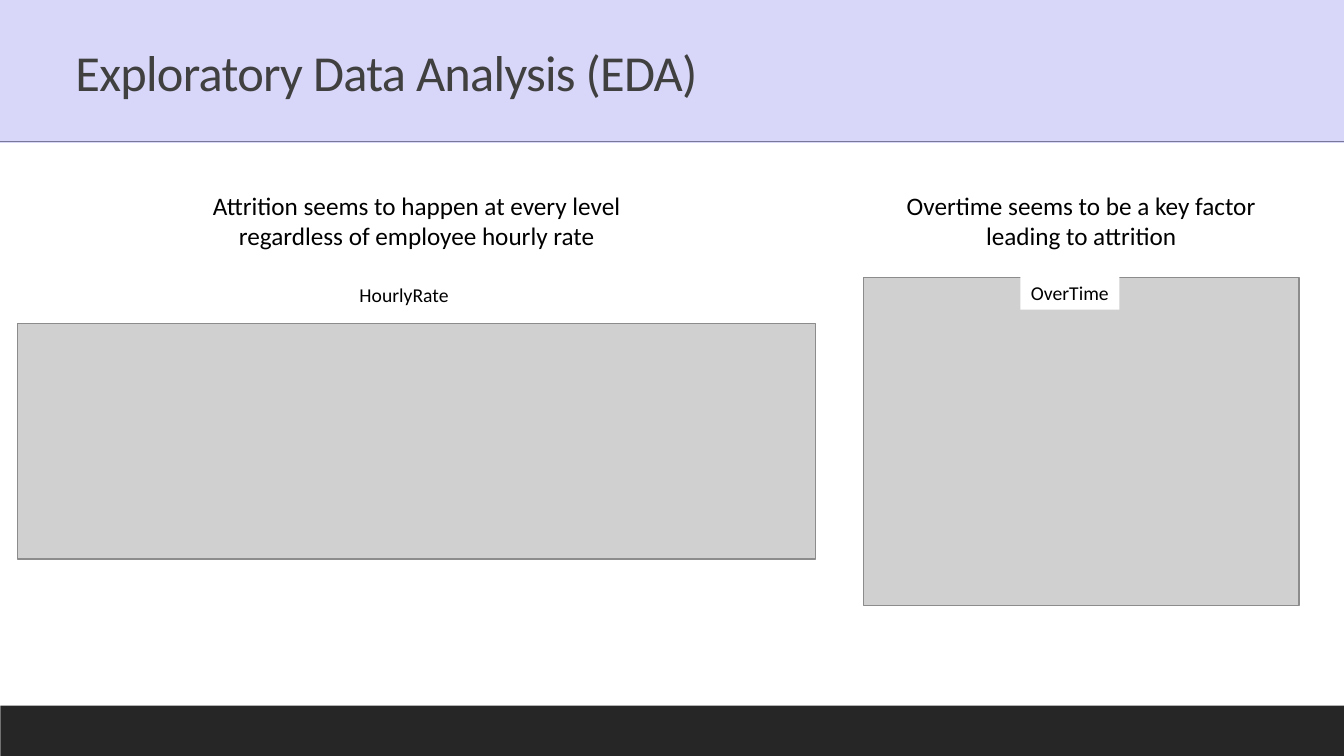
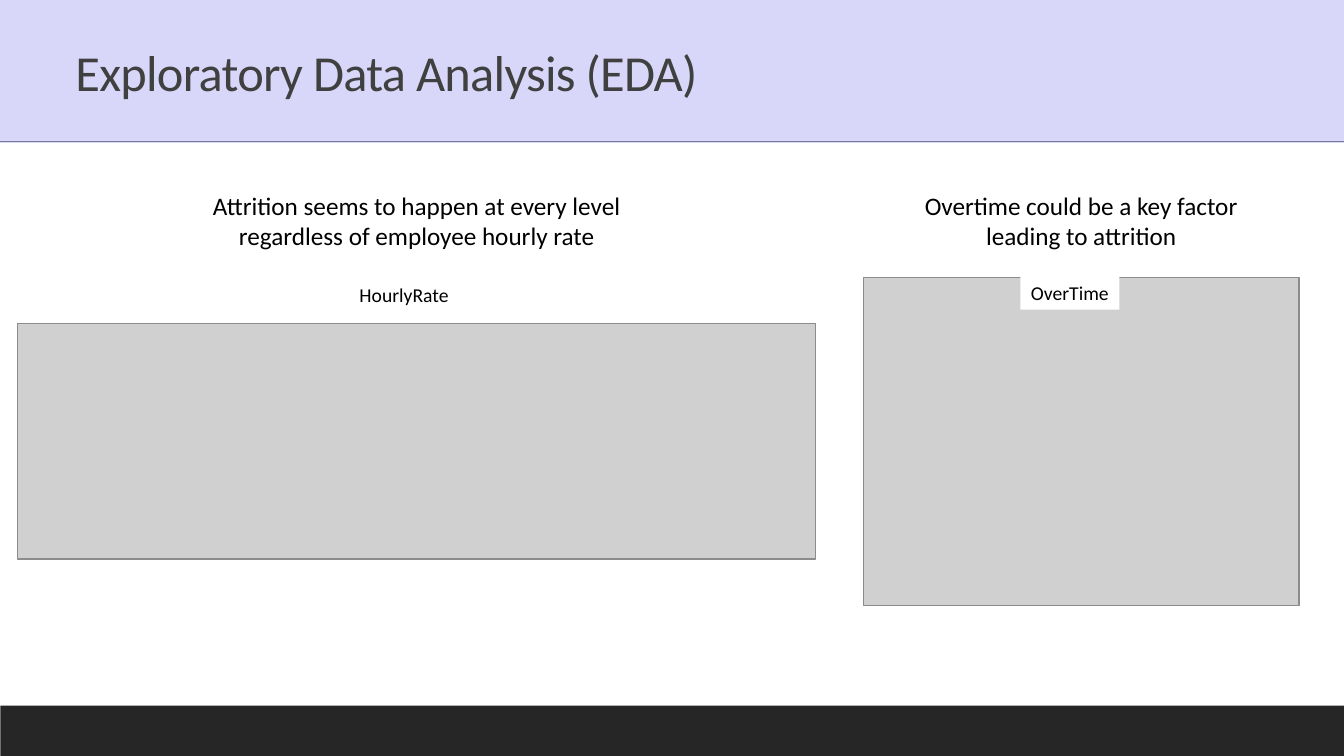
Before and after one commit to JNYH/employee_attrition, a slide deck: slide 3 of employee_attrition.pptx. Drawn at 1344x756 pixels with LibreOffice and Linux fonts; fonts in the diff are those of the drawing; grey boxes stand for pictures. Boxes give left, top, right and bottom in pixels: in the first picture for what was removed or moved away, otherwise in the second. Text is boxed around its words. In the diff, an @@ line names an element or a change of style, - is before the commit and + after.

```diff
--- a/employee_attrition.pptx
+++ b/employee_attrition.pptx
@@ text at [925,197,1237,250]: text changed @@
-Overtime seems to be a key factor leading to attrition
+Overtime could be a key factor leading to attrition
```
Also in this commit, not shown: 4 other slides changed.
